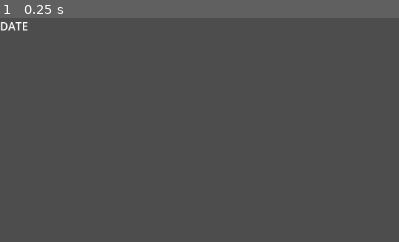
Above: before the commit, frame 1.
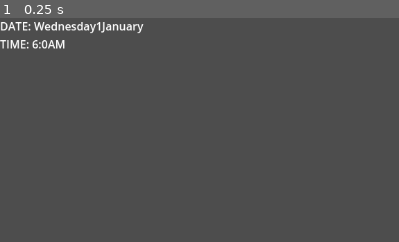
Above: after the commit, the same moment.

Repository: WantanAsyraff/projek-kolej
Game: Godot game, scene res://systems/quiz system/systemp.tscn
The game is run twice, just before and just after one commit, with the same random seed, the same clock (stepped at 60 frames per second) and the same inputs.
Inputs:
- Up to frame 1 (0.25 s): no input
The pictures show only the part of the screen within x 0-50%, y 0-50%; the shares and areas given below are measured in that part.

The runs differ from the first frame. In frame 1, 1.0% of the frame differs, in the area x 0-37%, y 1-14%.

Commit message:
Added the ability for time to change AM/PM; Date now displays properly

Diff:
--- a/project.godot
+++ b/project.godot
@@ -11,9 +11,18 @@
 [application]
 
 config/name="Projek Kolej"
+config/description="The gamification of studies."
 run/main_scene="res://systems/quiz system/systemp.tscn"
 config/features=PackedStringArray("4.3", "GL Compatibility")
 config/icon="res://icon.svg"
+
+[input]
+
+debug_increments={
+"deadzone": 0.5,
+"events": [Object(InputEventKey,"resource_local_to_scene":false,"resource_name":"","device":-1,"window_id":0,"alt_pressed":false,"shift_pressed":false,"ctrl_pressed":false,"meta_pressed":false,"pressed":false,"keycode":0,"physical_keycode":61,"key_label":0,"unicode":61,"location":0,"echo":false,"script":null)
+]
+}
 
 [rendering]
 
--- a/systems/calendar system/time_system.gd
+++ b/systems/calendar system/time_system.gd
@@ -1,3 +1,6 @@
+class_name time_system
+#To reference this system, make an instance and use its obj
+
 extends Node
 
 #Calendar system
@@ -6,9 +9,10 @@
 var current_year: int = 2025
 
 #Hour system
-var minute: int = 0
-var hour: int = 0
-var ampm: String #AM is default
+var current_hour: int = 6
+var current_minute: int = 0
+var ampm = true # true means "AM", false means "PM"
+var ampm_str: String
 
 """
 func _ready() -> void:
@@ -31,29 +35,45 @@
 		days_in_months[1] = 29
 	return days_in_months
 
+func update_time(added_minute: int, added_hour: int) -> void:
+	increment_time(added_minute, added_hour)
+
+func update_day() -> void:
+	increment_day(current_day, current_month, current_year)
+
 #Update the time
-func update_time(minute: int, hour: int):
-	if minute > 60:
-		minute = 0
-		hour += 1
+func increment_time(added_minute: int, added_hour: int):
 
-	if hour >= 12:
-		hour = 0
-		increment_day(current_day, current_month, current_year)
+	#Update minute and hour
+	current_hour += added_hour
+	current_minute += added_minute
 
+	#Handle minutes to hours
+	if current_minute >= 60:
+		current_minute -= 60
+		current_hour += 1
+
+	#Handle hours and ampm
+	if current_hour > 12:
+		current_hour -= 12
+		ampm = not ampm
+	elif current_hour == 12 and current_minute == 0:
+		ampm = not ampm
+	#get_twelve_hour_formatted_time()
+
+	#Transition to next day
+	if current_hour == 12 and current_minute == 0:
+		if ampm == false:
+			increment_day(current_day, current_month, current_year)
+		ampm = not ampm
+
+#Get the 12-hour format
 func get_twelve_hour_formatted_time() -> String:
-	ampm = "AM" # Default
-	var display_hour = hour
-
-	if display_hour == 0:
-		display_hour = 12
-		ampm = "AM"
-	elif display_hour == 12:
-		ampm = "PM"
-	elif display_hour > 12:
-		display_hour -= 12
-		ampm = "PM"
-	return ampm
+	if ampm:
+		ampm_str = "AM"
+	else:
+		ampm_str = "PM"
+	return ampm_str
 
 #Update to next day
 func increment_day(day: int, month: int, year: int):
--- a/systems/quiz system/QSL/quiz_system_loader.gd
+++ b/systems/quiz system/QSL/quiz_system_loader.gd
@@ -1,3 +1,4 @@
+class_name quiz_loader
 extends Node
 
 """
--- a/systems/quiz system/systemp.tscn
+++ b/systems/quiz system/systemp.tscn
@@ -1,6 +1,7 @@
-[gd_scene load_steps=2 format=3 uid="uid://dbaqb5an5uuc0"]
+[gd_scene load_steps=3 format=3 uid="uid://dbaqb5an5uuc0"]
 
 [ext_resource type="Script" path="res://systems/calendar system/time_system.gd" id="1_yk64r"]
+[ext_resource type="Script" path="res://temp/temp_date.gd" id="2_0l6xo"]
 
 [node name="Node" type="Node"]
 script = ExtResource("1_yk64r")
@@ -9,3 +10,4 @@
 offset_right = 40.0
 offset_bottom = 23.0
 text = "DATE"
+script = ExtResource("2_0l6xo")
--- /dev/null
+++ b/temp/temp_date.gd
@@ -0,0 +1,21 @@
+extends Label
+
+var calendar = time_system.new()
+
+@onready var lbltmp = $"."
+
+# Called when the node enters the scene tree for the first time.
+func _ready() -> void:
+	date()
+
+# Called every frame. 'delta' is the elapsed time since the previous frame.
+func _process(delta: float) -> void:
+	date()
+	if Input.is_action_just_pressed("debug_increments"):
+		#calendar.update_day()
+		calendar.update_time(10, 0)
+
+func date():
+	var diw = calendar.read_day_in_week()
+	var ampm = calendar.get_twelve_hour_formatted_time()
+	lbltmp.text = "DATE: " + str(diw, calendar.current_day, calendar.read_month()) + "\nTIME: "+ str(calendar.current_hour) + ":" + str(calendar.current_minute) + ampm
